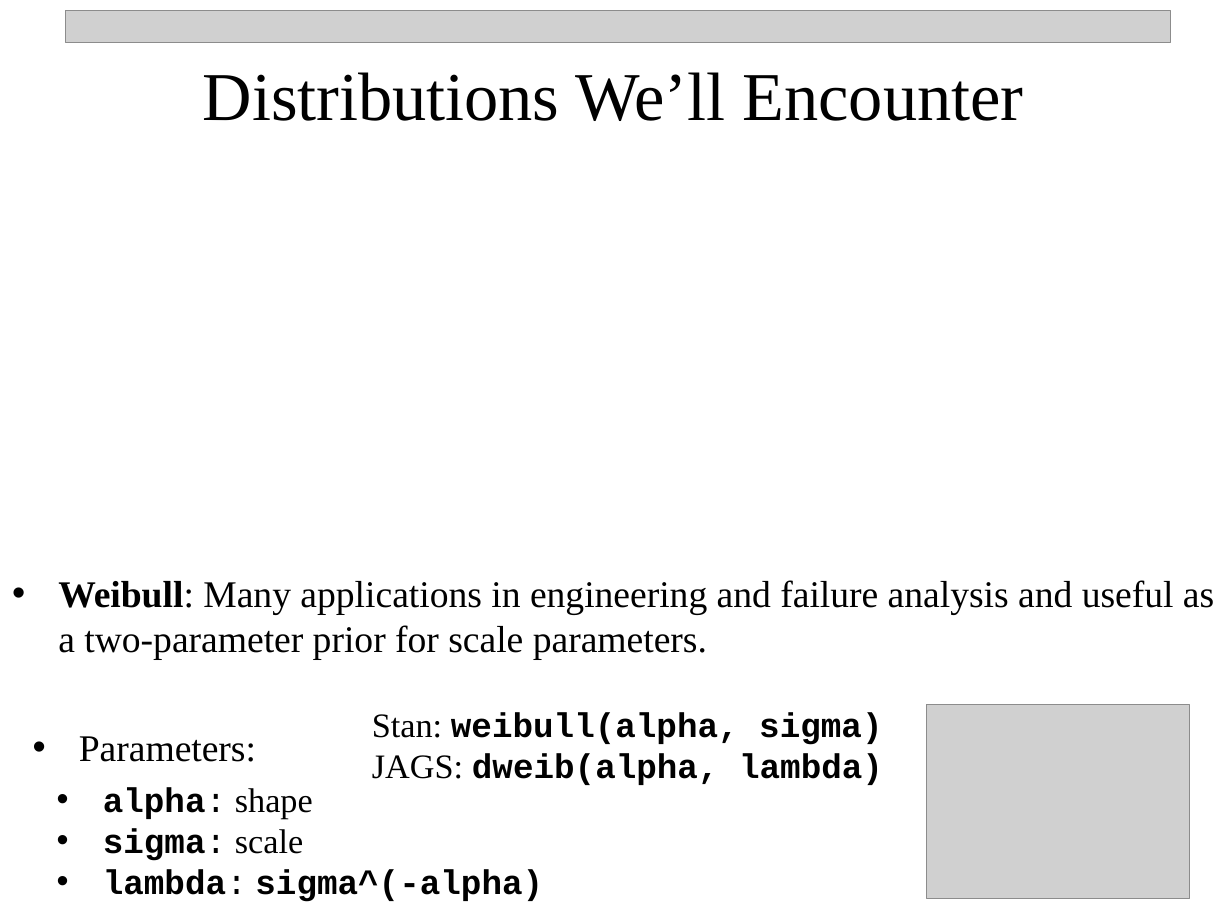
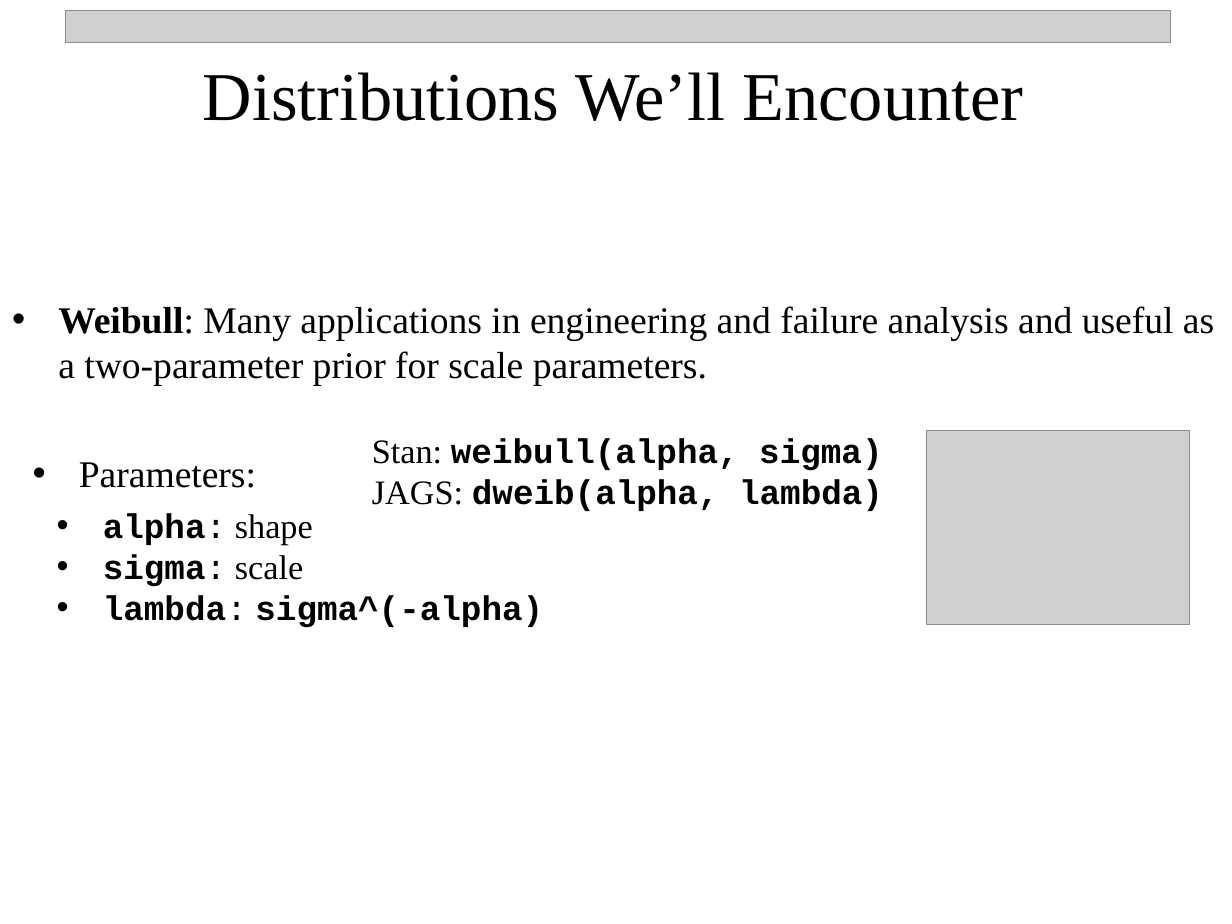
Before and after one commit to npetraco/bayescourse, a slide deck: slide 6 of Notes/2_essentials_review.pptx (slide 8 before the commit). Drawn at 1232x924 pixels with LibreOffice and Linux fonts; fonts in the diff are those of the drawing; grey boxes stand for pictures. Boxes give left, top, right and bottom in pixels: in the first picture for what was removed or moved away, otherwise in the second. Text is boxed around its words. In the diff, an @@ line names an element or a change of style, - is before the commit and + after.

```diff
--- a/Notes/2_essentials_review.pptx
+++ b/Notes/2_essentials_review.pptx
@@ 4 texts, 1 picture: place and size @@
-4 texts, 1 picture at <box>58,580,1214,902</box>
+4 texts, 1 picture at <box>58,306,1214,628</box>
```
Also in this commit, not shown: 3 other slides changed.
